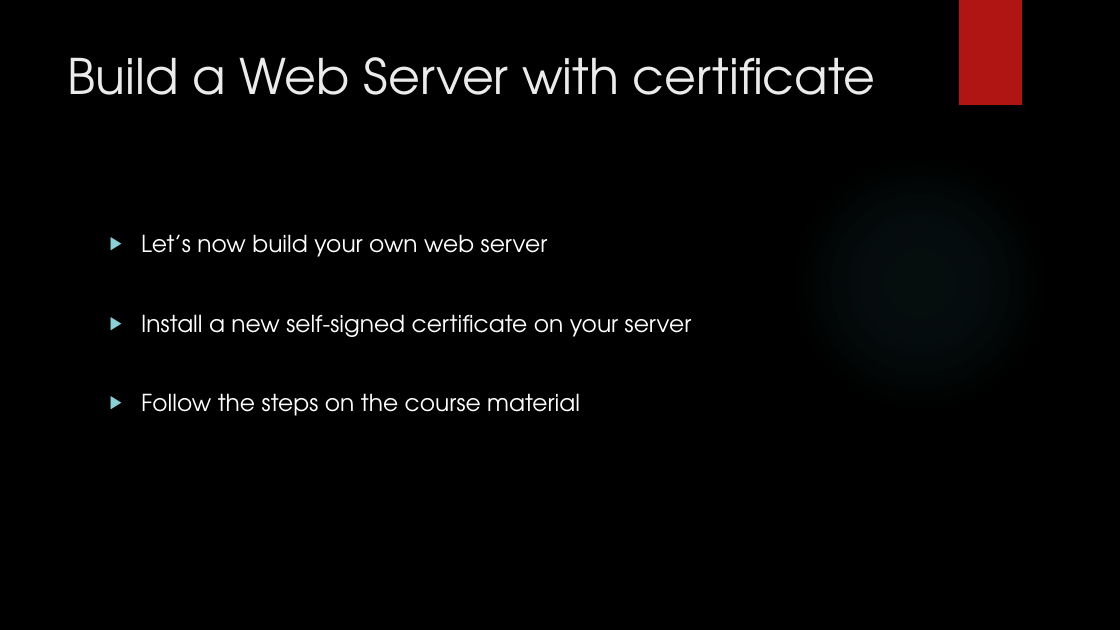
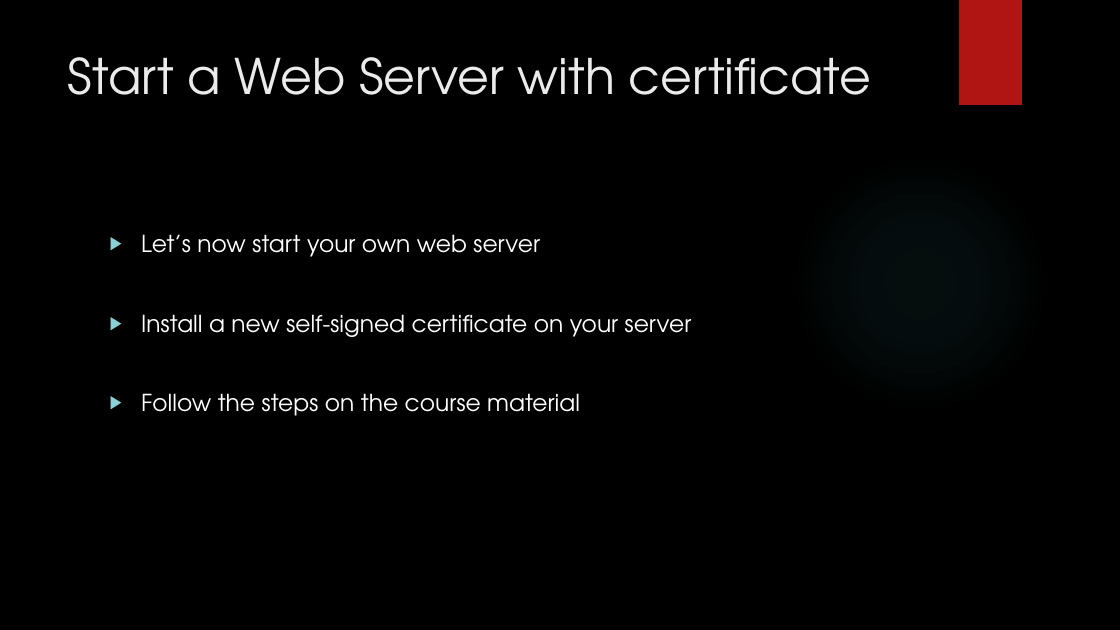
Before and after one commit to DeMaCS-UNICAL/NetworkSecurity, a slide deck: slide 9 of esercitazioni/Laboratory_22-23/Session_3/Lab_03_Slides.pptx (slide 8 before the commit). Drawn at 1120x630 pixels with LibreOffice and Linux fonts; fonts in the diff are those of the drawing; background and template pictures are left out. Boxes give left, top, right and bottom in pixels: in the first picture for what was removed or moved away, otherwise in the second. Text is boxed around its words. In the diff, an @@ line names an element or a change of style, - is before the commit and + after.

```diff
--- a/esercitazioni/Laboratory_22-23/Session_3/Lab_03_Slides.pptx
+++ b/esercitazioni/Laboratory_22-23/Session_3/Lab_03_Slides.pptx
@@ text at (68,57,871,95): text changed @@
-Build a Web Server with certificate
+Start a Web Server with certificate
@@ text at (141,234,540,257): text changed @@
-▶ Let’s now build your own web server
+▶ Let’s now start your own web server
```
Also in this commit, not shown: 2 other slides changed, 1 slide added, 1 other file.
